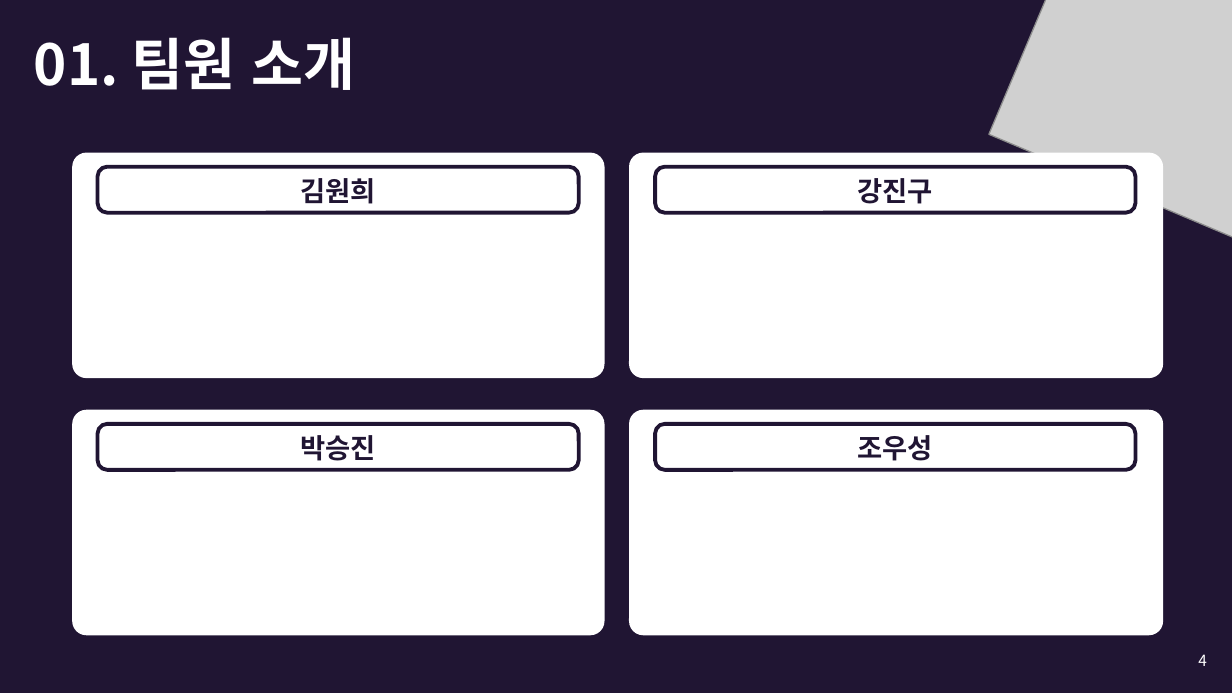
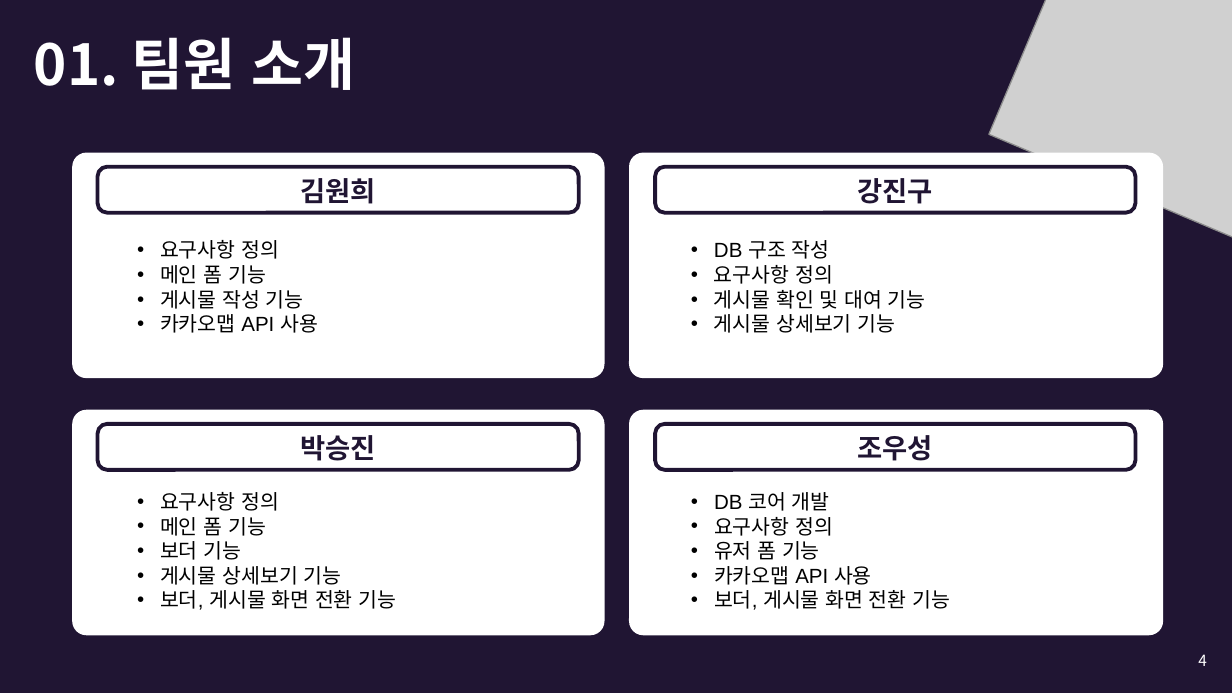
Before and after one commit to wooooooooooooooosung/SSU, a slide deck: slide 4 of doc/입어바라.pptx. Drawn at 1232x693 pixels with LibreOffice and Linux fonts; fonts in the diff are those of the drawing; grey boxes stand for pictures. Boxes give left, top, right and bottom in pixels: in the first picture for what was removed or moved away, otherwise in the second. Text is boxed around its words. In the diff, an @@ line names an element or a change of style, - is before the commit and + after.

```diff
--- a/doc/입어바라.pptx
+++ b/doc/입어바라.pptx
@@ text added at <box>160,240,318,333</box>, 12 pt, text #000000 @@
+• 요구사항 정의
+• 메인 폼 기능
+• 게시물 작성 기능
+• 카카오맵 API 사용
@@ text added at <box>714,240,926,333</box>, 12 pt, text #000000 @@
+• DB 구조 작성
+• 요구사항 정의
+• 게시물 확인 및 대여 기능
+• 게시물 상세보기 기능
@@ text added at <box>160,492,397,610</box>, 12 pt, text #000000 @@
+• 요구사항 정의
+• 메인 폼 기능
+• 보더 기능
+• 게시물 상세보기 기능
+• 보더, 게시물 화면 전환 기능
@@ text added at <box>714,492,950,610</box>, 12 pt, text #000000 @@
+• DB 코어 개발
+• 요구사항 정의
+• 유저 폼 기능
+• 카카오맵 API 사용
+• 보더, 게시물 화면 전환 기능
```
Also in this commit, not shown: 2 other slides changed, 2 slides added, 1 slide removed.
